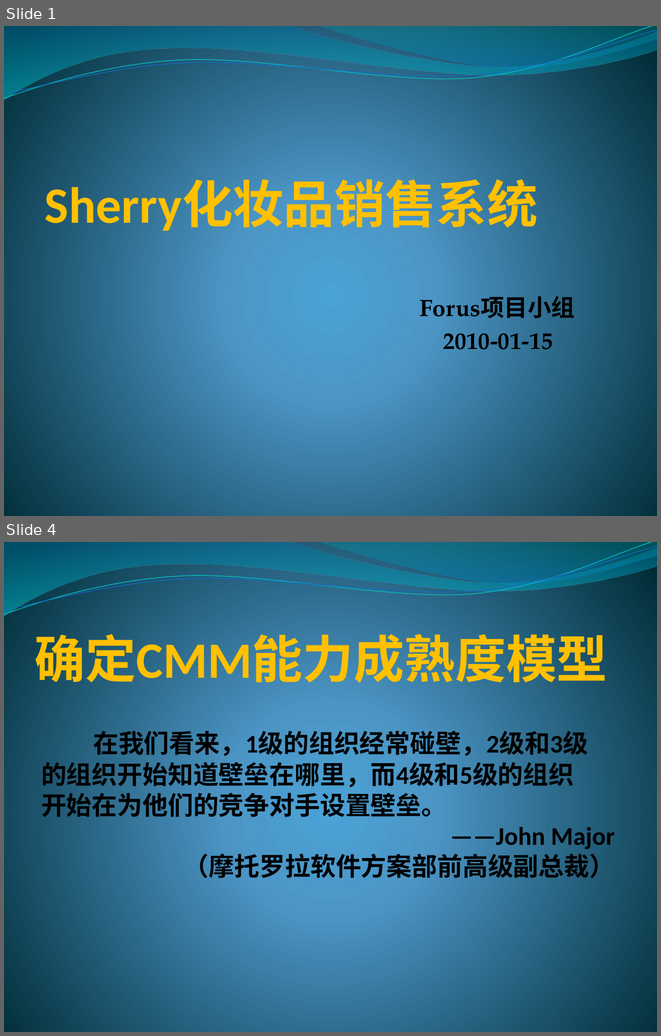
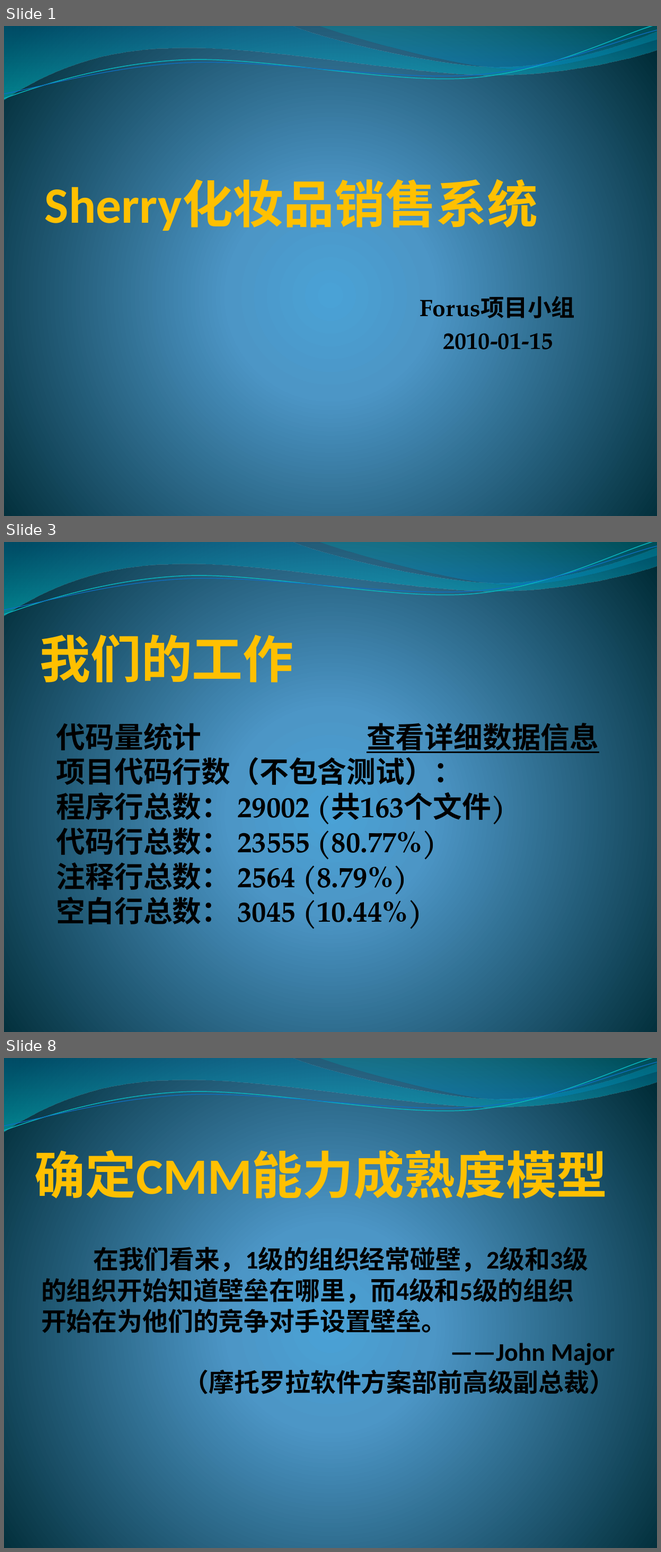
Before and after one commit to yaxing/sherry-forus, a slide deck: 项目相关文档/Sherry/项目监控/项目进展报告/项目答辩_2009-01-15_Forus.pptx. Shown one above the other, each under a label of ours: slides 1 and 4 before the commit, slides 1, 3 and 8 after it; the slides between them are not shown. The pictures are 661x1036 and 661x1552 pixels, drawn with LibreOffice and Linux fonts; fonts in the diff are those of the drawing. Boxes give left, top, right and bottom in pixels: in the first picture for what was removed or moved away, otherwise in the second. Text is boxed around its words. In the diff, an @@ line names an element or a change of style, - is before the commit and + after.

```diff
--- a/项目相关文档/Sherry/项目监控/项目进展报告/项目答辩_2009-01-15_Forus.pptx
+++ b/项目相关文档/Sherry/项目监控/项目进展报告/项目答辩_2009-01-15_Forus.pptx
@@ slide 3 added at bbox=[4, 542, 657, 1032], background gradient #4AA0D6 to #4C98C7 to #002C38; not listed: 4 template elements that a slide beside it also shows @@
@@ title added at bbox=[40, 626, 293, 690], 56 pt, text #FFC000, bold @@
+我们的工作
@@ text added at bbox=[56, 718, 599, 929], 32 pt, text #000000, bold @@
+代码量统计 查看详细数据信息
+项目代码行数（不包含测试）：
+程序行总数： 29002 (共163个文件)
+代码行总数： 23555 (80.77%)
+注释行总数： 2564 (8.79%)
+空白行总数： 3045 (10.44%)
@@ what was slide 4 is now slide 8 @@
```
Also in this commit, not shown: 1 slide changed, 3 other slides added.
